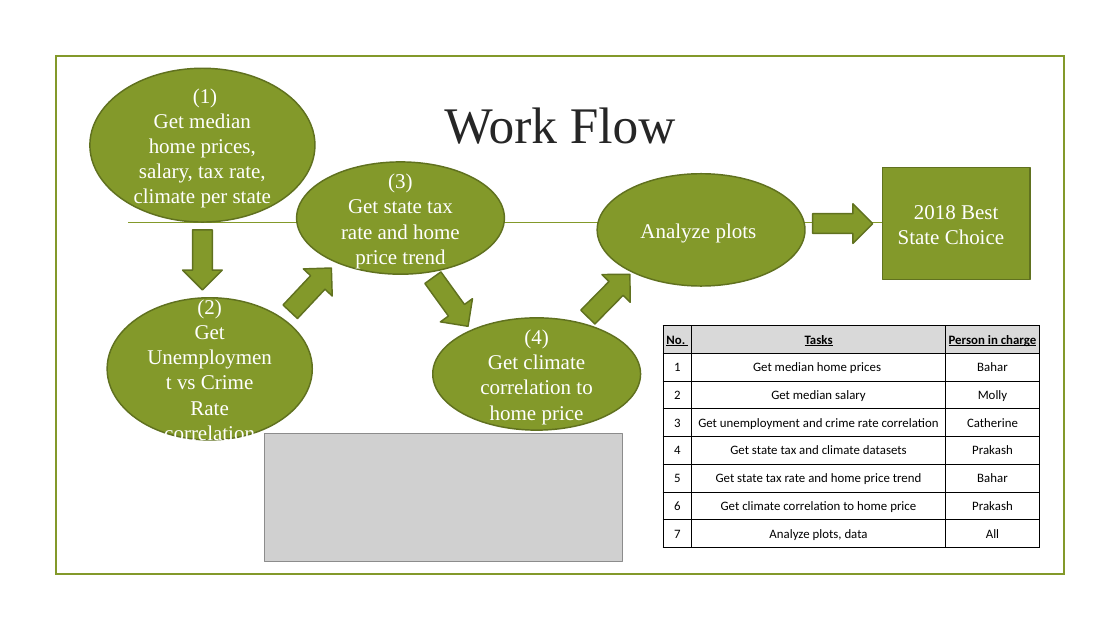
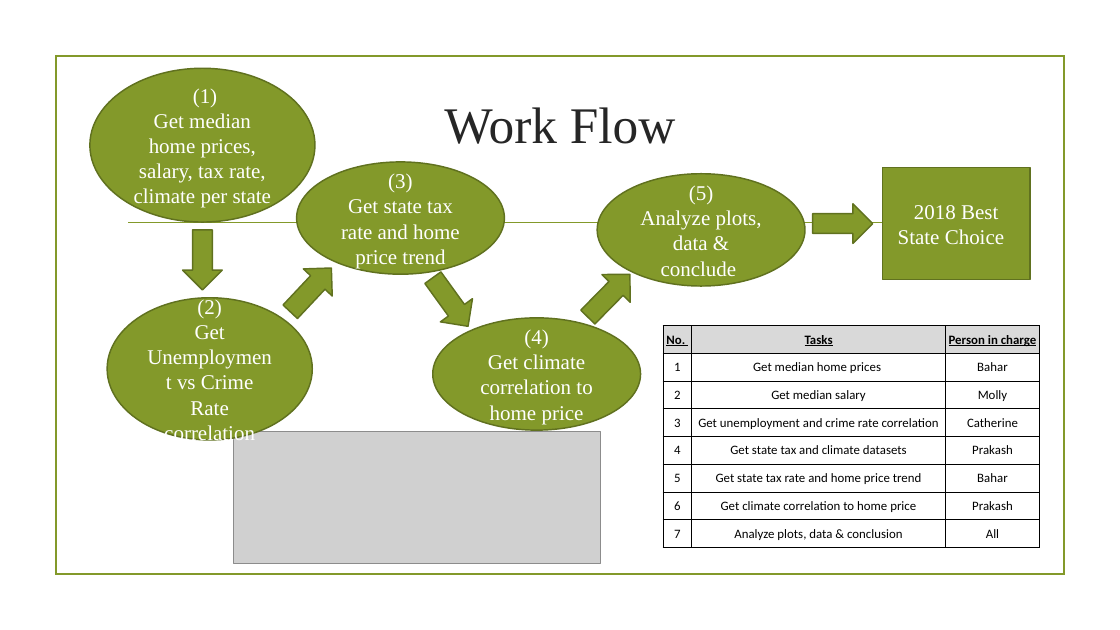
Before and after one commit to prakashbalasubramaniam/The_Incredible_Quad, a slide deck: slide 7 of Working_Presentation.pptx. Drawn at 1120x630 pixels with LibreOffice and Linux fonts; fonts in the diff are those of the drawing; grey boxes stand for pictures; background and template pictures are left out. Boxes give left, top, right and bottom in pixels: in the first picture for what was removed or moved away, otherwise in the second. Text is boxed around its words. In the diff, an @@ line names an element or a change of style, - is before the commit and + after.

```diff
--- a/Working_Presentation.pptx
+++ b/Working_Presentation.pptx
@@ text in ellipse at (640, 185, 762, 276): text changed @@
-Analyze plots
+(5)
+Analyze plots, data & conclude
@@ table at (663, 325, 1039, 547) @@
-row 8, column 2: Analyze plots, data
+row 8, column 2: Analyze plots, data & conclusion
@@ picture: place and size @@
-picture at (264, 434, 622, 562)
+picture at (234, 432, 601, 564)
```
Also in this commit, not shown: 11 other slides changed, 2 slides added.
